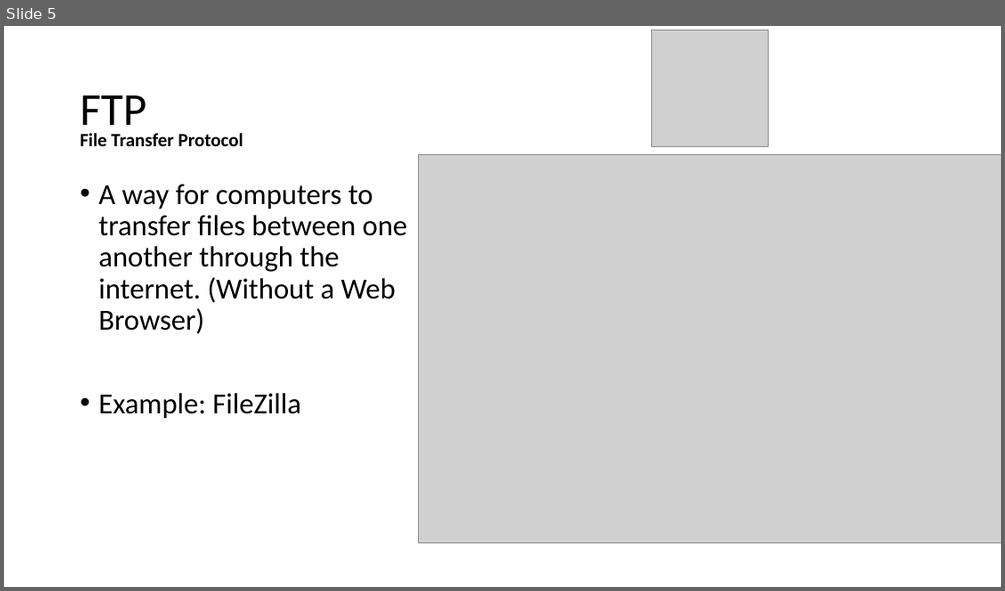
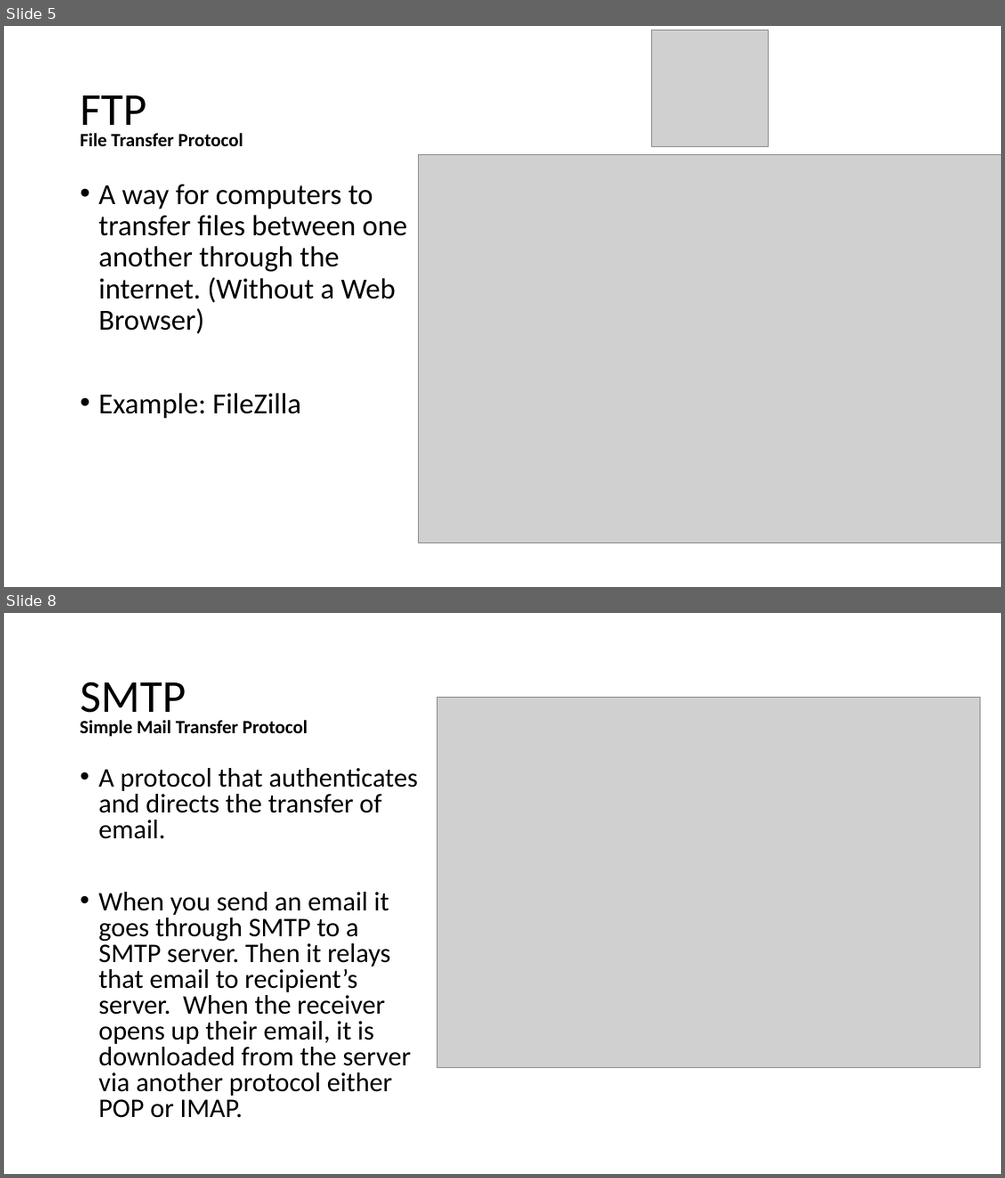
Before and after one commit to echoaj/TCS_PowerPoints, a slide deck: PowerPoints/Protocols.pptx. Shown one above the other, each under a label of ours: slide 5 before the commit, slides 5 and 8 after it; the slides between them are not shown. The pictures are 1005x591 and 1005x1178 pixels, drawn with LibreOffice and Linux fonts; fonts in the diff are those of the drawing; grey boxes stand for pictures. Boxes give left, top, right and bottom in pixels: in the first picture for what was removed or moved away, otherwise in the second. Text is boxed around its words. In the diff, an @@ line names an element or a change of style, - is before the commit and + after.

Commit message:
finished protocol ppt

```diff
--- a/PowerPoints/Protocols.pptx
+++ b/PowerPoints/Protocols.pptx
@@ slide 8 added at [4,613,1001,1174], background #FFFFFF @@
@@ title added at [80,682,186,722], 44 pt, text #000000 @@
+SMTP
@@ picture added at [437,697,979,1067] @@
@@ text added at [80,720,307,737], 18 pt, text #000000, bold @@
+Simple Mail Transfer Protocol
@@ text added at [98,768,418,1118], 25.9 pt, text #000000 @@
+• A protocol that authenticates and directs the transfer of email.
+• When you send an email it goes through SMTP to a SMTP server. Then it relays that email to recipient’s server. When the receiver opens up their email, it is downloaded from the server via another protocol either POP or IMAP.
```
Also in this commit, not shown: 5 other slides added.
